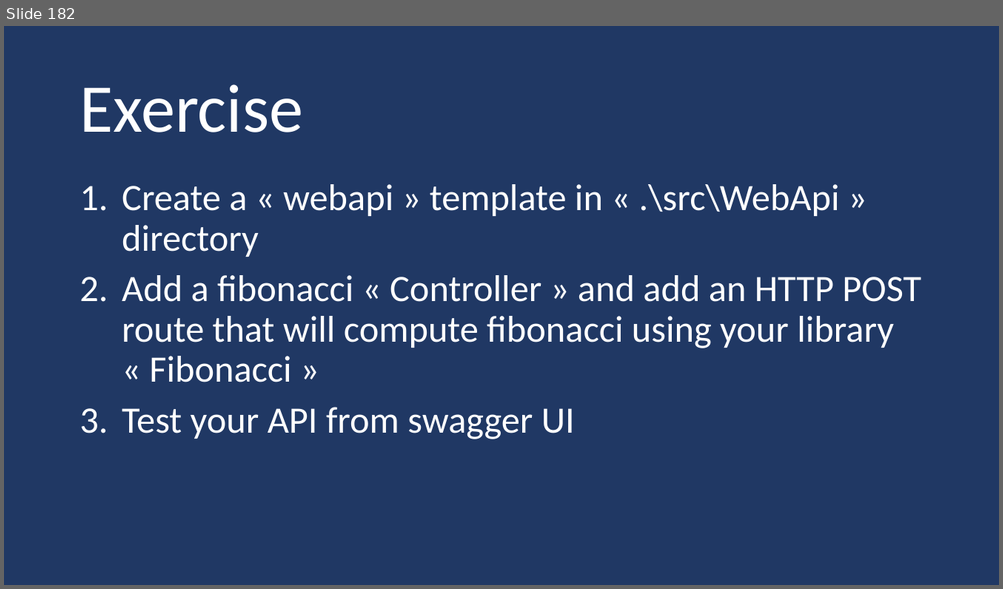
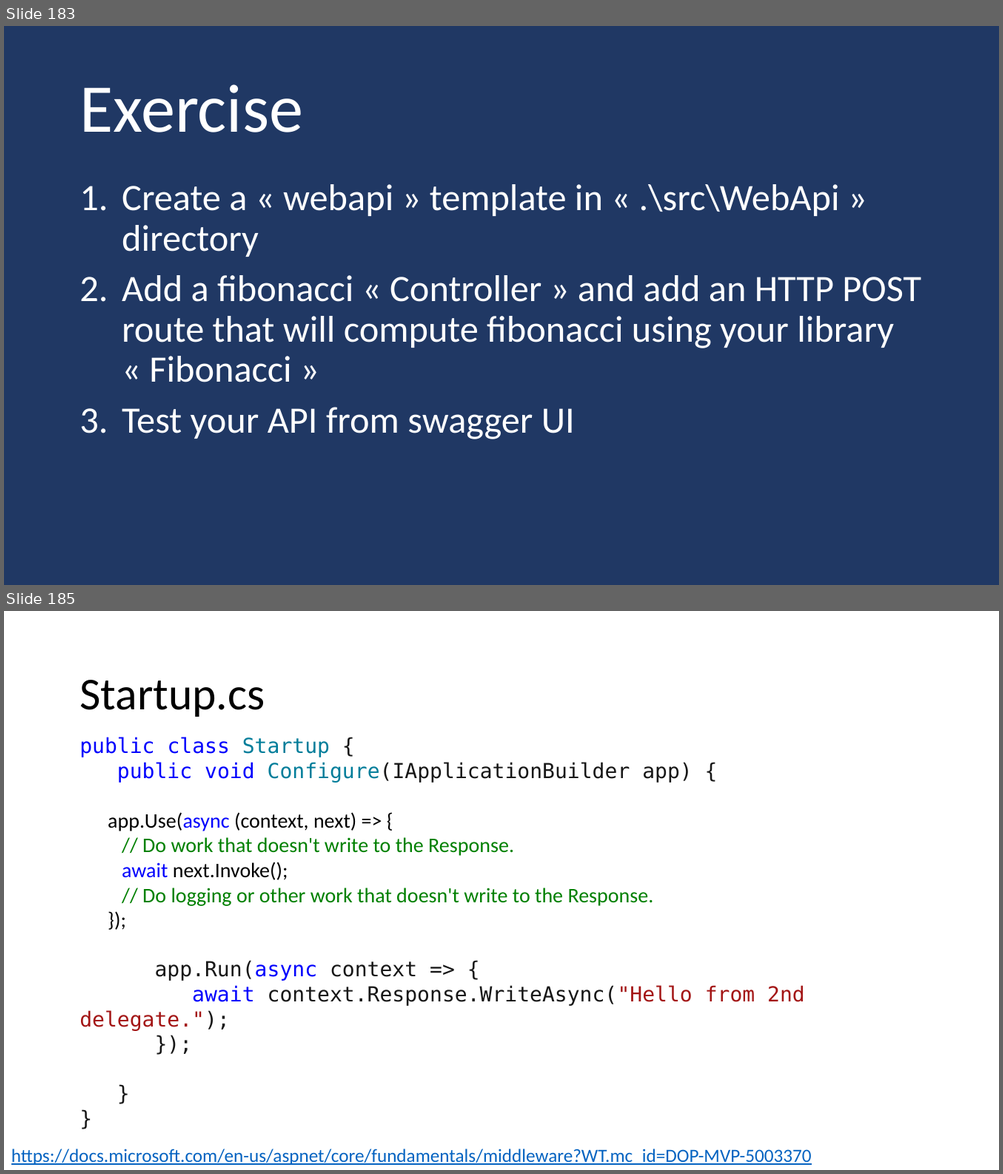
Before and after one commit to guillaume-chervet/course.dotnet, a slide deck: documentations/dotnet.pptx. Shown one above the other, each under a label of ours: slide 182 before the commit, slides 183 and 185 after it; the slides between them are not shown. The pictures are 1003x589 and 1003x1174 pixels, drawn with LibreOffice and Linux fonts; fonts in the diff are those of the drawing. Boxes give left, top, right and bottom in pixels: in the first picture for what was removed or moved away, otherwise in the second. Text is boxed around its words. In the diff, an @@ line names an element or a change of style, - is before the commit and + after.

```diff
--- a/documentations/dotnet.pptx
+++ b/documentations/dotnet.pptx
@@ slide 185 added at [4, 611, 999, 1170], background #FFFFFF @@
@@ title added at [79, 680, 264, 717], 44 pt, text #000000 @@
+Startup.cs
@@ text added at [79, 737, 805, 1031], 20 pt, text #008000 @@
+public class Startup {
+public void Configure(IApplicationBuilder app) {
+app.Use(async (context, next) => {
+// Do work that doesn't write to the Response.
+await next.Invoke();
+// Do logging or other work that doesn't write to the Response.
+});
+app.Run(async context => {
+await context.Response.WriteAsync("Hello from 2nd delegate.");
+});
+}
+}
@@ text added at [11, 1149, 811, 1165], 18 pt, text #0563C1, underline @@
+https://docs.microsoft.com/en-us/aspnet/core/fundamentals/middleware?WT.mc_id=DOP-MVP-5003370
@@ what was slide 182 is now slide 183 @@
```
Also in this commit, not shown: 3 other slides added, 10 other files.
